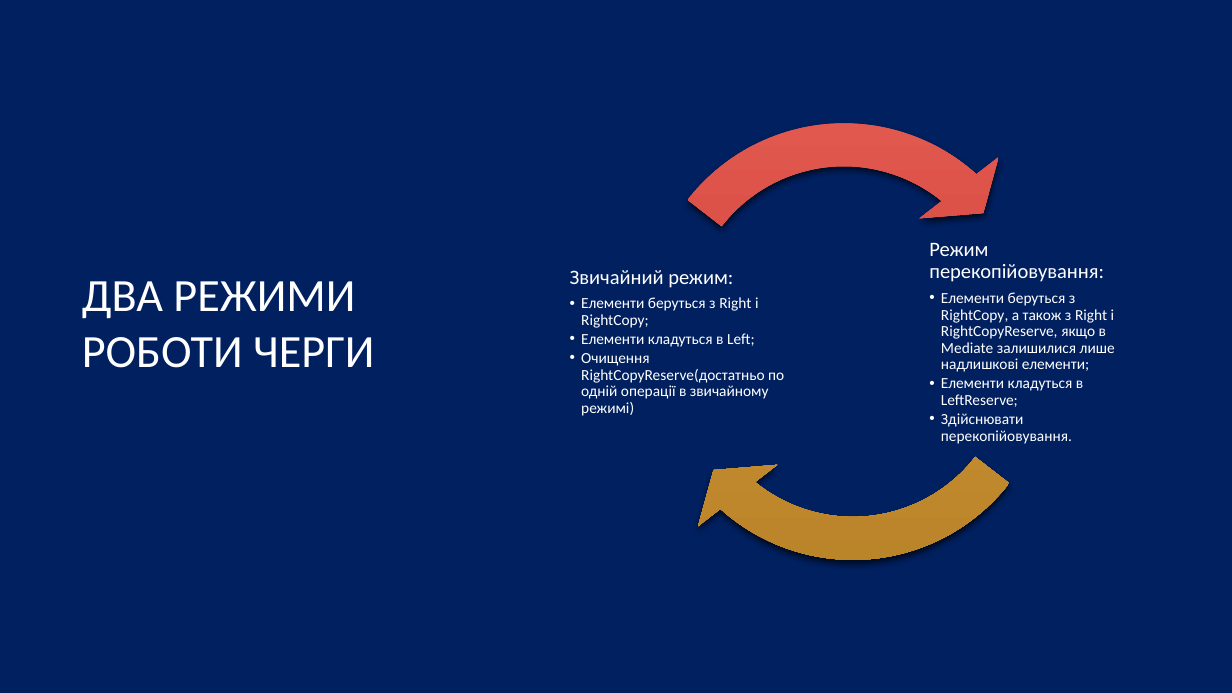
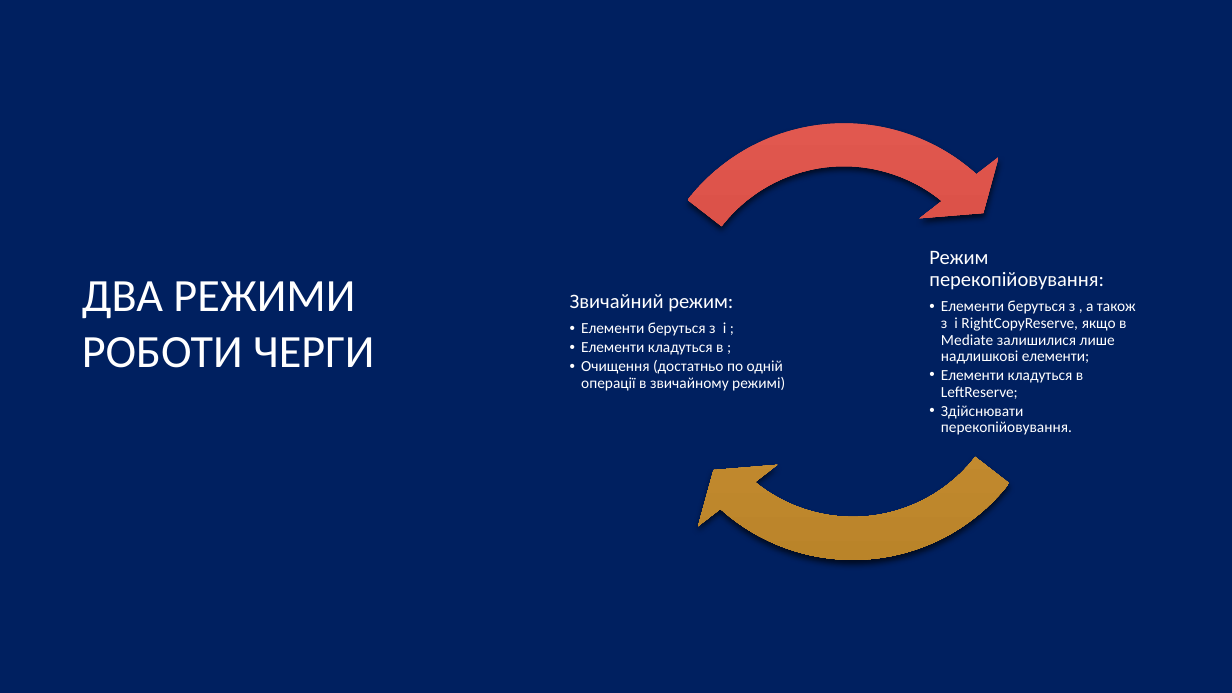
Before and after one commit to Tivikrat/algo-17-project, a slide deck: slide 11 of Presentation/Черга за O(1) на шести стеках.pptx (slide 10 before the commit). Drawn at 1232x693 pixels with LibreOffice and Linux fonts; fonts in the diff are those of the drawing; background and template pictures are left out. Boxes give left, top, right and bottom in pixels: in the first picture for what was removed or moved away, otherwise in the second. Text is boxed around its words. In the diff, an @@ line names an element or a change of style, - is before the commit and + after.

```diff
--- a/Presentation/Черга за O(1) на шести стеках.pptx
+++ b/Presentation/Черга за O(1) на шести стеках.pptx
@@ text at (x1=581, y1=322, x2=785, y2=391): text changed @@
-  • Елементи беруться з Right і RightCopy;
-  • Елементи кладуться в Left;
-  • Очищення RightCopyReserve(достатньо по одній операції в звичайному режимі)
+  • Елементи беруться з і ;
+  • Елементи кладуться в ;
+  • Очищення (достатньо по одній операції в звичайному режимі)
@@ text at (x1=941, y1=300, x2=1136, y2=364): text changed @@
-  • Елементи беруться з RightCopy, а також з Right і RightCopyReserve, якщо в Mediate залишилися лише надлишкові елементи;
+  • Елементи беруться з , а також з і RightCopyReserve, якщо в Mediate залишилися лише надлишкові елементи;
```
Also in this commit, not shown: 8 other slides changed, 1 slide added.
